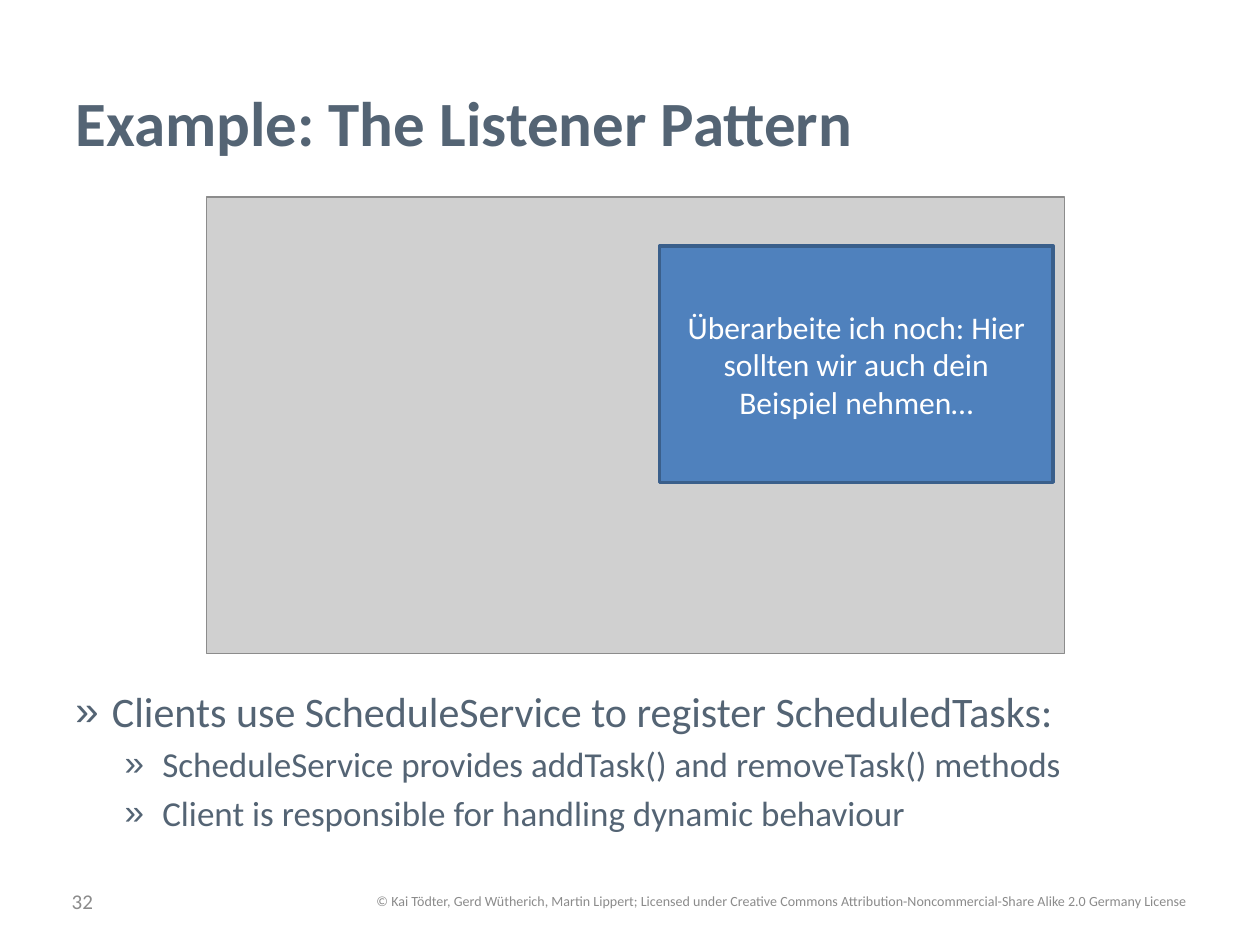
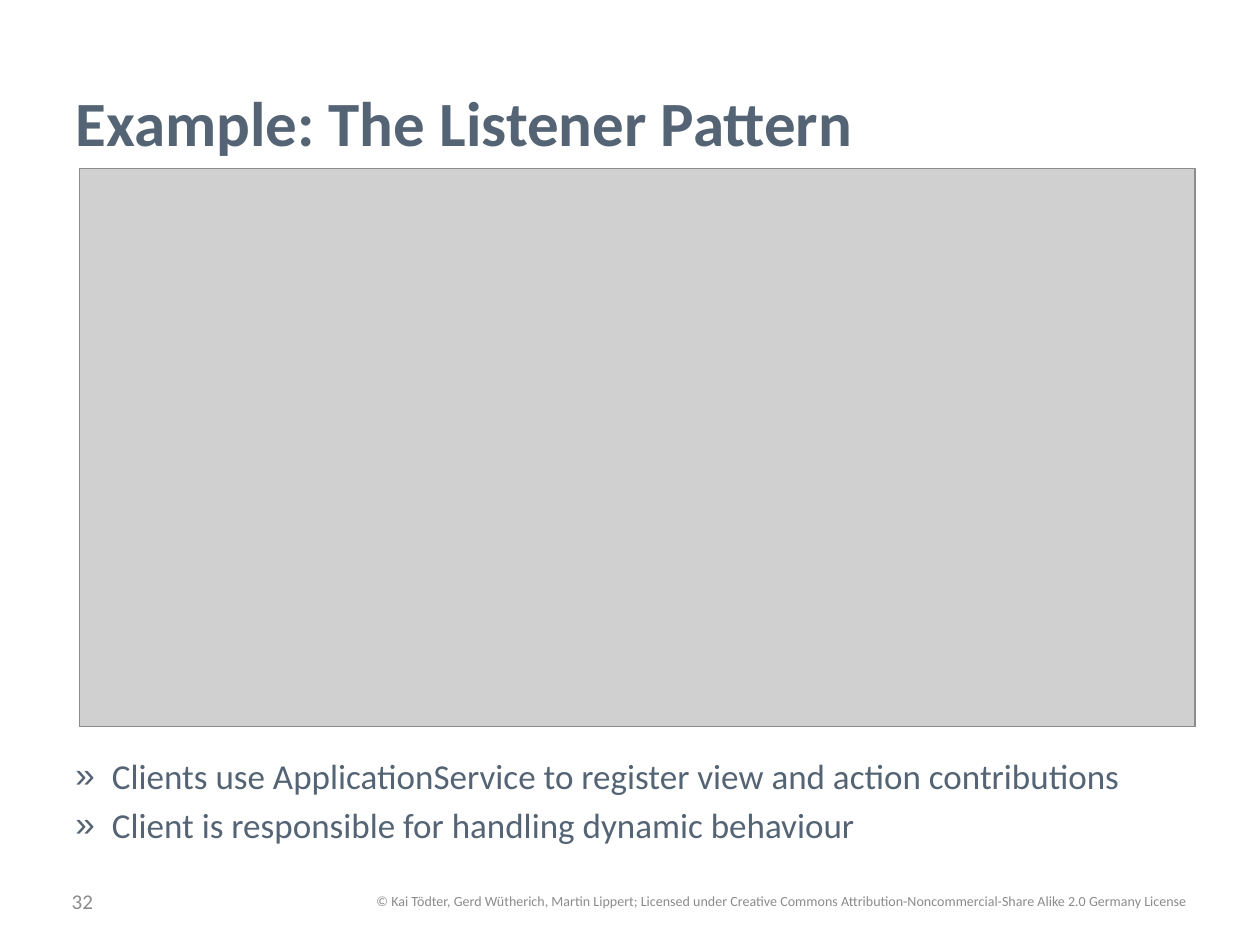
Before and after one commit to osgi-forks/osgi-person-manager, a slide deck: slide 32 of presentations/Patterns and Best Practices for dynamic OSGi Applications.pptx. Drawn at 1260x945 pixels with LibreOffice and Linux fonts; fonts in the diff are those of the drawing; grey boxes stand for pictures; background and template pictures are left out. Boxes give left, top, right and bottom in pixels: in the first picture for what was removed or moved away, otherwise in the second. Text is boxed around its words. In the diff, an @@ line names an element or a change of style, - is before the commit and + after.

```diff
--- a/presentations/Patterns and Best Practices for dynamic OSGi Applications.pptx
+++ b/presentations/Patterns and Best Practices for dynamic OSGi Applications.pptx
@@ picture: place and size @@
-picture at (207,197,1065,653)
+picture at (79,169,1194,727)
@@ rectangle removed at (659,246,1053,483) @@
-Überarbeite ich noch: Hier sollten wir auch dein Beispiel nehmen…
@@ text "Clients use ApplicationService to register ...": place and size @@
-text "Clients use ApplicationService to register ..." at (112,698,1060,832)
+text "Clients use ApplicationService to register ..." at (112,764,1119,844)
@@ text at (112,764,1119,795): text changed @@
-» Clients use ScheduleService to register ScheduledTasks:
-  » ScheduleService provides addTask() and removeTask() methods
+» Clients use ApplicationService to register view and action contributions
@@ text at (112,813,854,844): list level 2 to 1 in "Client is responsible for handling ..." @@
```
Also in this commit, not shown: 11 other slides changed.
